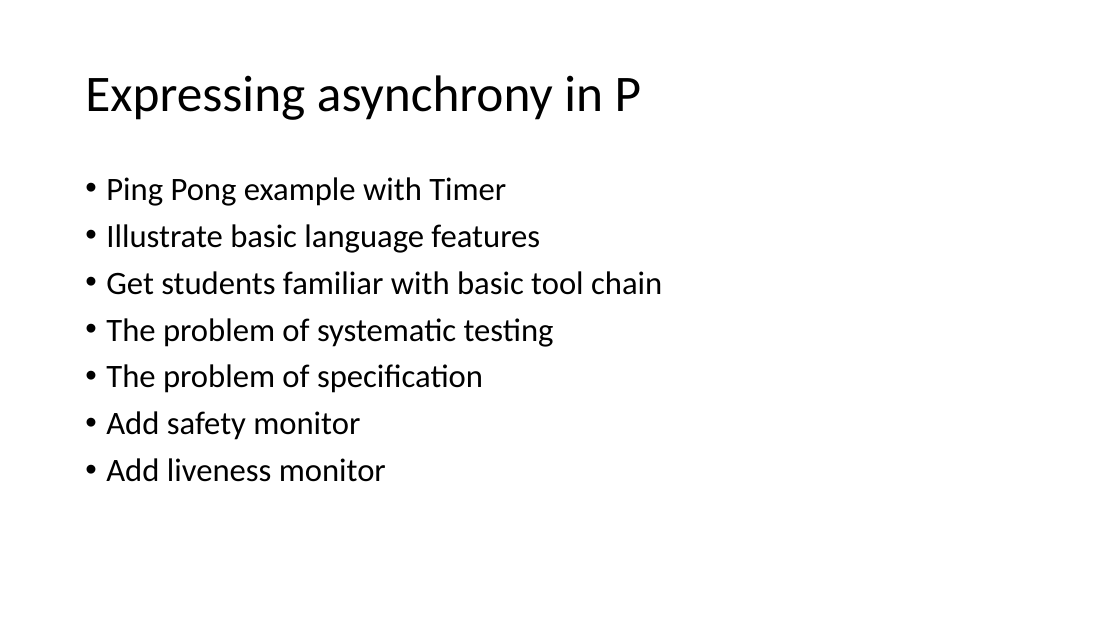
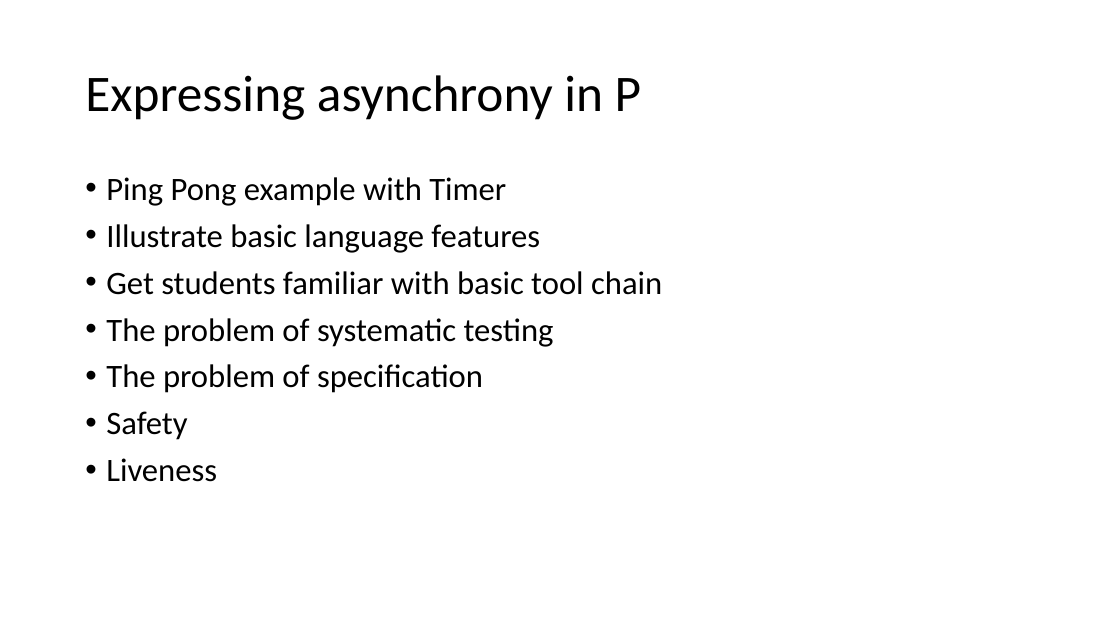
Before and after one commit to p-org/P, a slide deck: slide 6 of Tutorial/P-tutorial.pptx (slide 5 before the commit). Drawn at 1120x630 pixels with LibreOffice and Linux fonts; fonts in the diff are those of the drawing. Boxes give left, top, right and bottom in pixels: in the first picture for what was removed or moved away, otherwise in the second. Text is boxed around its words. In the diff, an @@ line names an element or a change of style, - is before the commit and + after.

```diff
--- a/Tutorial/P-tutorial.pptx
+++ b/Tutorial/P-tutorial.pptx
@@ text at [106, 411, 217, 482]: text changed @@
-• Add safety monitor
-• Add liveness monitor
+• Safety
+• Liveness
```
Also in this commit, not shown: 4 other slides changed, 3 slides added, 2 slides removed.
